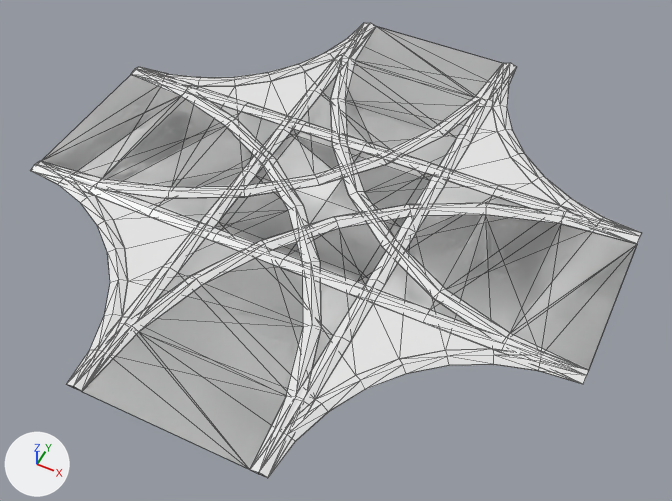
An edit to the OBJ model assets/track_segments.obj, drawn before and after from the same camera.
Camera for both pictures: a camera (50 mm lens) standing at (3.11, -6.0, 6.79) and looking at (0.26, -0.3, -0.33). The axes (+X, +Y, +Z) are drawn at lower left. The lights are the same throughout. Mesh edges are drawn as thin lines. Where no turn or scale is listed for an object, it has been applied to the vertices.

In view in the first picture: 'Bottom_Left', 'Bottom_Right', 'Horizontal', 'Top_Left', 'Top_Right', 'Vertical'.
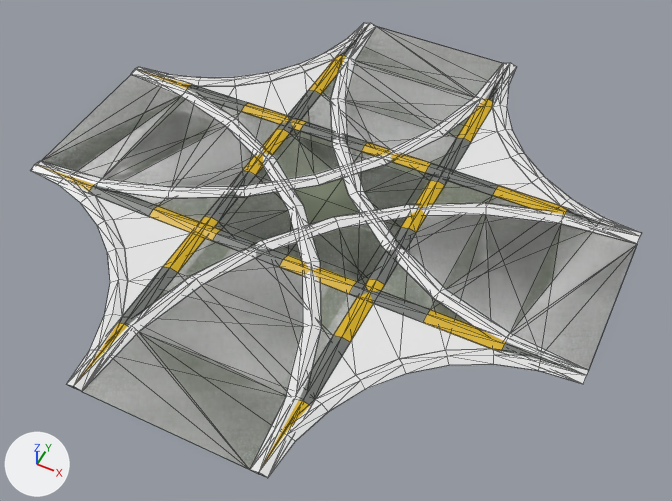
Patch to the scene script:
```diff
--- a/assets/track_segments.obj.py
+++ b/assets/track_segments.obj.py
@@ img_imphenziapalette01_png @@
+img_imphenziapalette01_png = load_image('ImphenziaPalette01.png', 'ImphenziaPalette01.png', 8, 8, 'sRGB')
@@ mat_material @@
+mat_material = principled_material('Material')
+mat_material.texture = img_imphenziapalette01_png
+mat_material.roughness = 0.431
@@ me_horizontal @@
 me_horizontal.from_pydata(...)  # 94 vertices, 160 faces; spans x -3.0..3.0, y -1.0..1.0, z 0.0..0.03
 # used by ob_horizontal; location = (0.0, 0.0, 0.0)
-me_horizontal.materials.append(mat_none)  # white #e7e7e7
+# me_horizontal part 1
+# 8 faces are deleted
+# 8 new faces join them
+# me_horizontal part 2: 136 kept faces spanning x -3.0..3.0, y -1.0..1.0, z 0.0..0.03 get new texture (UV) coordinates
+me_horizontal.materials.append(mat_material)  # picture img_imphenziapalette01_png
@@ me_vertical @@
 me_vertical.from_pydata(...)  # 94 vertices, 160 faces; spans x -1.0..1.0, y -3.0..3.0, z 0.0..0.03
 # used by ob_vertical; location = (0.0, 0.0, 0.0)
-me_vertical.materials.append(mat_none)  # white #e7e7e7
+# me_vertical part 3: texture (UV) coordinates of 144 of 160 faces, centred in x -1.0..1.0, y -2.75..2.75, z 0.0..0.02, changed; they spanned u 0.0..1.0, v 0.0..1.0 and now span u 0.67..0.98, v 0.68..0.93
+me_vertical.materials.append(mat_material)  # picture img_imphenziapalette01_png
```

Changed parts and their boxes (x1, y1, x2, y2) in the pictures (672 x 501 px; the box of a moved part takes in the faces that stretch with it):
'Vertical', recoloured, surface changed: (75, 27, 508, 469) in both
part 1 of me_horizontal, moved or reshaped: (149, 131, 568, 281) in both
part 2 of me_horizontal, surface changed: (38, 70, 634, 373) in both
part 3 of me_vertical, surface changed: (75, 23, 509, 470) in both
